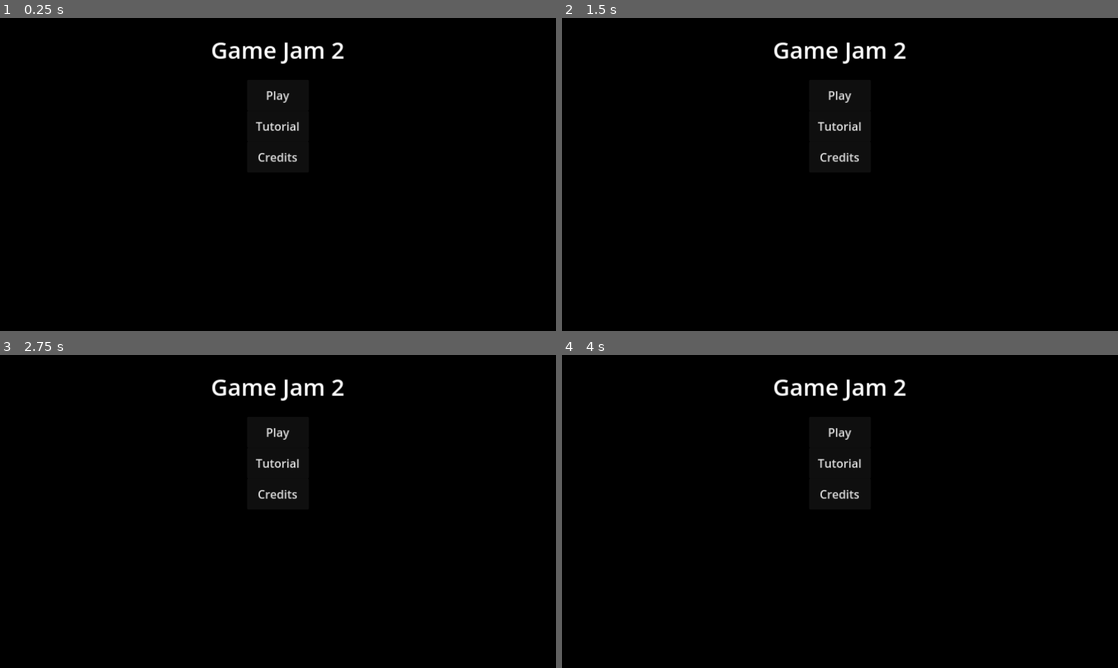
Above: before the commit, frames 1-4 (two rows, left to right).
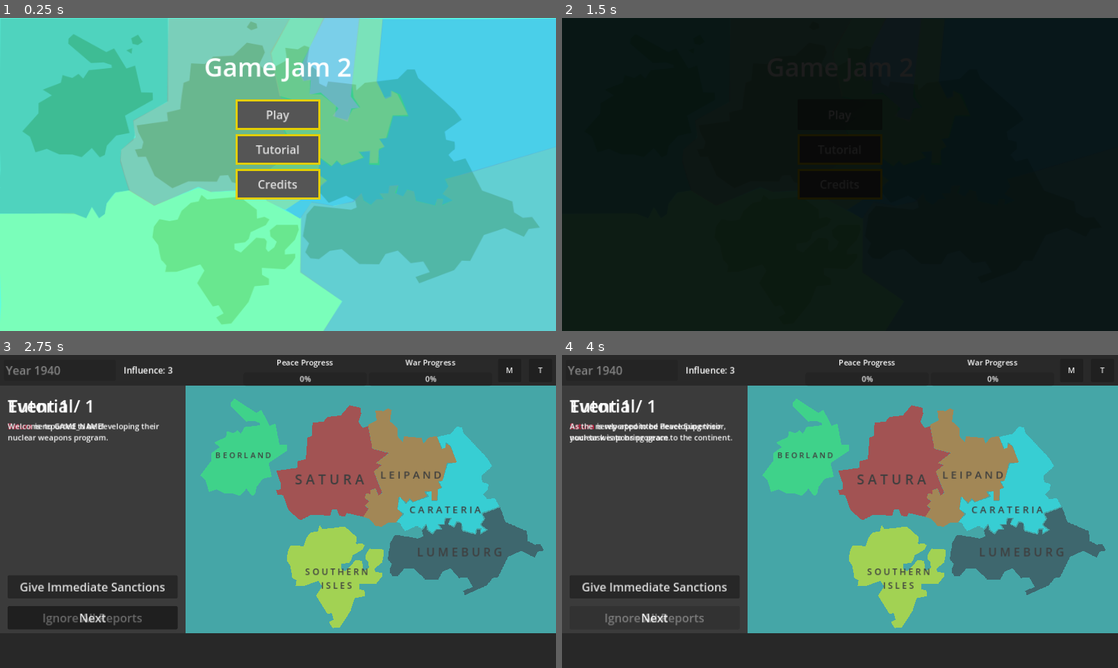
Above: after the commit, the same moments.

Repository: SaturdayMilkshake/game-jam-2
Game: Godot game, scene res://scenes/title_screen/title_screen.tscn
Two runs of this game, one before a commit and one after it. Both use one fixed random seed, a clock stepped at 60 frames per second and the inputs below.
Inputs (mouse positions are in pixels of both pictures, inside the frame that each line leads up to):
- Up to frame 1 (0.25 s): no input
- Up to frame 2 (1.5 s): click "Play" at 0.5 s; click "Play" at 1.25 s
- Up to frame 3 (2.75 s): click (539, 370) at 2 s, where only the run after the commit has a clickable "T"
- Up to frame 4 (4 s): click (656, 617) at 2.75 s, where only the run after the commit has a clickable "Next"; click (656, 617) at 3.5 s, where only the run after the commit has a clickable "Next"

The runs differ from the first frame. In frame 1, 100% of the frame differs, in the area x 0-100%, y 0-100%; in frame 2, 39%; in frame 3, 100%; in frame 4, 100%.

Commit message:
change title screen

Diff:
--- a/scenes/title_screen/title_screen.tscn
+++ b/scenes/title_screen/title_screen.tscn
@@ -1,57 +1,92 @@
-[gd_scene load_steps=4 format=3 uid="uid://bepvexre67rlj"]
+[gd_scene load_steps=8 format=3 uid="uid://bepvexre67rlj"]
 
 [ext_resource type="Script" path="res://scenes/title_screen/title_screen.gd" id="1_ve2lx"]
 [ext_resource type="PackedScene" uid="uid://cwxcuy4jjbd7d" path="res://scenes/transition/transition.tscn" id="2_70o7c"]
+[ext_resource type="Texture2D" uid="uid://cv57qesw07e7g" path="res://assets/map.svg" id="2_b37h0"]
 
 [sub_resource type="StyleBoxEmpty" id="StyleBoxEmpty_5imww"]
+
+[sub_resource type="StyleBoxFlat" id="StyleBoxFlat_oiyxc"]
+bg_color = Color(0.332881, 0.332881, 0.332881, 1)
+border_width_left = 5
+border_width_top = 5
+border_width_right = 5
+border_width_bottom = 5
+border_color = Color(0.893123, 0.81173, 0, 1)
+
+[sub_resource type="StyleBoxFlat" id="StyleBoxFlat_dwc6e"]
+bg_color = Color(0.333333, 0.333333, 0.333333, 1)
+border_width_left = 5
+border_width_top = 5
+border_width_right = 5
+border_width_bottom = 5
+border_color = Color(0.895279, 0.810784, 1.54018e-06, 1)
+
+[sub_resource type="StyleBoxFlat" id="StyleBoxFlat_vwgnh"]
+bg_color = Color(0.333333, 0.333333, 0.333333, 1)
+border_width_left = 5
+border_width_top = 5
+border_width_right = 5
+border_width_bottom = 5
+border_color = Color(0.894118, 0.811765, 0, 1)
 
 [node name="TitleScreen" type="Node2D"]
 script = ExtResource("1_ve2lx")
 
+[node name="ColorRect" type="ColorRect" parent="."]
+offset_right = 1152.0
+offset_bottom = 648.0
+color = Color(0.356887, 0.995782, 0.894582, 1)
+
+[node name="TextureRect" type="TextureRect" parent="."]
+modulate = Color(1, 1, 1, 0.372549)
+offset_right = 1152.0
+offset_bottom = 648.0
+texture = ExtResource("2_b37h0")
+
 [node name="GameTitle" type="Label" parent="."]
-offset_top = 32.0
+offset_top = 64.0
 offset_right = 1152.0
-offset_bottom = 99.0
-theme_override_font_sizes/font_size = 48
+offset_bottom = 137.0
+theme_override_font_sizes/font_size = 53
 text = "Game Jam 2"
 horizontal_alignment = 1
 vertical_alignment = 1
 
 [node name="Play" type="Button" parent="."]
-offset_left = 512.0
-offset_top = 128.0
-offset_right = 640.0
-offset_bottom = 192.0
+offset_left = 488.0
+offset_top = 168.0
+offset_right = 664.0
+offset_bottom = 232.0
 theme_override_font_sizes/font_size = 24
 theme_override_styles/focus = SubResource("StyleBoxEmpty_5imww")
+theme_override_styles/normal = SubResource("StyleBoxFlat_oiyxc")
 text = "Play"
 
 [node name="Tutorial" type="Button" parent="."]
-offset_left = 512.0
-offset_top = 192.0
-offset_right = 640.0
-offset_bottom = 256.0
+offset_left = 488.0
+offset_top = 240.0
+offset_right = 664.0
+offset_bottom = 304.0
 theme_override_font_sizes/font_size = 24
 theme_override_styles/focus = SubResource("StyleBoxEmpty_5imww")
+theme_override_styles/normal = SubResource("StyleBoxFlat_dwc6e")
 text = "Tutorial"
 
 [node name="Credits" type="Button" parent="."]
-offset_left = 512.0
-offset_top = 256.0
-offset_right = 640.0
-offset_bottom = 320.0
+offset_left = 488.0
+offset_top = 312.0
+offset_right = 664.0
+offset_bottom = 376.0
 theme_override_font_sizes/font_size = 24
 theme_override_styles/focus = SubResource("StyleBoxEmpty_5imww")
+theme_override_styles/normal = SubResource("StyleBoxFlat_vwgnh")
 text = "Credits
 "
 
 [node name="Transition" parent="." instance=ExtResource("2_70o7c")]
 visible = false
 
-[node name="TextureRect" type="TextureRect" parent="."]
-offset_right = 1152.0
-offset_bottom = 648.0
-
 [connection signal="pressed" from="Play" to="." method="_on_play_pressed"]
 [connection signal="pressed" from="Tutorial" to="." method="_on_tutorial_pressed"]
 [connection signal="pressed" from="Credits" to="." method="_on_credits_pressed"]
